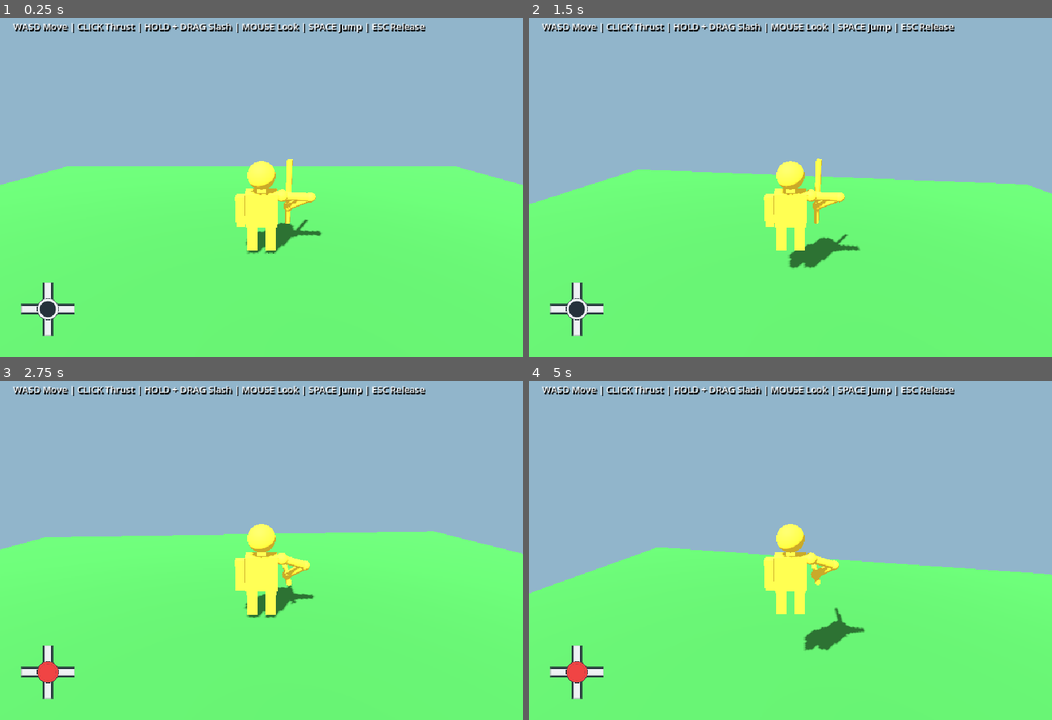
Above: before the commit, frames 1-4 (two rows, left to right).
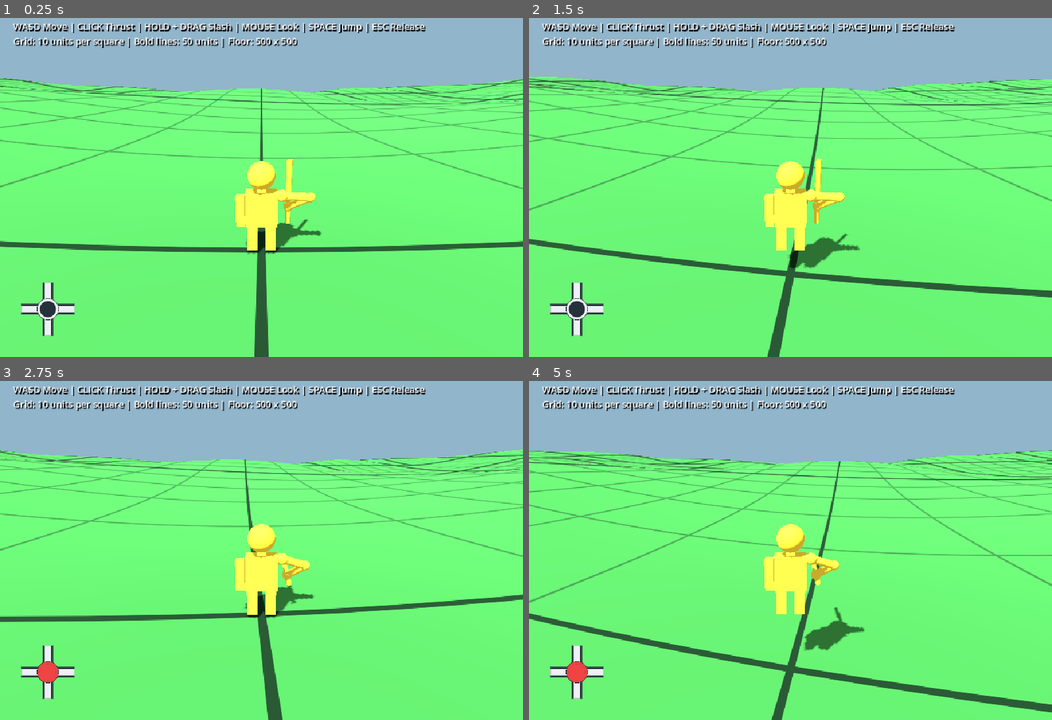
Above: after the commit, the same moments.

Repository: AbelDude/tarnation
Game: Godot game, scene res://main.tscn
Two runs of this game, one before a commit and one after it. Both use one fixed random seed, a clock stepped at 60 frames per second and the inputs below.
Inputs (mouse positions are in pixels of both pictures, inside the frame that each line leads up to):
- Up to frame 1 (0.25 s): no input
- Up to frame 2 (1.5 s): tap Enter at 0.5 s; move the mouse to (816, 180) at 0.52 s; hold Up from 0.53 s (still down); click (816, 180) at 0.67 s; tap Space at 0.77 s; move the mouse to (764, 184) at 1.27 s; click (764, 184) at 1.42 s
- Up to frame 3 (2.75 s): keep holding Up; tap Space at 1.52 s; move the mouse to (271, 540) at 2.02 s; click (271, 540) at 2.17 s
- Up to frame 4 (5 s): keep holding Up; move the mouse to (785, 550) at 2.77 s; click (785, 550) at 2.92 s; tap Space at 3.02, 3.77, 4.52 s; move the mouse to (827, 550) at 3.52 s; click (827, 550) at 3.67 s; move the mouse to (748, 540) at 4.27 s; click (748, 540) at 4.42 s

The runs differ from the first frame. In frame 1, 27% of the frame differs, in the area x 0-100%, y 5-100%; in frame 2, 31%; in frame 3, 26%; in frame 4, 35%.

Commit message:
Added rolling hills and gridlines on ground

Diff:
--- /dev/null
+++ b/floor_grid.gdshader
@@ -0,0 +1,26 @@
+shader_type spatial;
+render_mode diffuse_burley;
+
+varying vec2 floor_position;
+
+void vertex() {
+	floor_position = (MODEL_MATRIX * vec4(VERTEX, 1.0)).xz;
+}
+
+float grid_line(vec2 position, float spacing, float width) {
+	vec2 distance_to_line = abs(mod(position + spacing * 0.5, spacing) - spacing * 0.5);
+	vec2 pixel_width = max(fwidth(position), vec2(0.001));
+	vec2 coverage = vec2(1.0) - smoothstep(vec2(width), vec2(width) + pixel_width, distance_to_line);
+	// Fade lines smaller than a pixel to avoid shimmering near the horizon.
+	coverage *= clamp(vec2(spacing * 0.2) / pixel_width, vec2(0.0), vec2(1.0));
+	return max(coverage.x, coverage.y);
+}
+
+void fragment() {
+	float minor = grid_line(floor_position, 10.0, 0.035);
+	float major = grid_line(floor_position, 50.0, 0.09);
+	vec3 grass = vec3(0.224, 0.545, 0.251);
+	ALBEDO = mix(grass, vec3(0.13, 0.32, 0.16), minor * 0.8);
+	ALBEDO = mix(ALBEDO, vec3(0.07, 0.19, 0.10), major);
+	ROUGHNESS = 0.95;
+}
--- a/main.gd
+++ b/main.gd
@@ -4,11 +4,14 @@
 
 
 func _ready() -> void:
-	add_box("Floor", Vector3(0, -0.25, 0), Vector3(24, 0.5, 18), Color("398b40"))
-	add_box("NorthWall", Vector3(0, 2, -9), Vector3(24.5, 4, 0.5), Color("254d30"), false)
-	add_box("SouthWall", Vector3(0, 2, 9), Vector3(24.5, 4, 0.5), Color("254d30"), false)
-	add_box("WestWall", Vector3(-12, 2, 0), Vector3(0.5, 4, 18), Color("254d30"), false)
-	add_box("EastWall", Vector3(12, 2, 0), Vector3(0.5, 4, 18), Color("254d30"), false)
+	var terrain := StaticBody3D.new()
+	terrain.name = "Floor"
+	terrain.set_script(preload("res://terrain.gd"))
+	add_child(terrain)
+	add_box("NorthWall", Vector3(0, 40, -250), Vector3(500.5, 100, 0.5), Color("254d30"), false)
+	add_box("SouthWall", Vector3(0, 40, 250), Vector3(500.5, 100, 0.5), Color("254d30"), false)
+	add_box("WestWall", Vector3(-250, 40, 0), Vector3(0.5, 100, 500), Color("254d30"), false)
+	add_box("EastWall", Vector3(250, 40, 0), Vector3(0.5, 100, 500), Color("254d30"), false)
 
 
 	var light := DirectionalLight3D.new()
@@ -34,7 +37,7 @@
 	var overlay := CanvasLayer.new()
 	add_child(overlay)
 	var instructions := Label.new()
-	instructions.text = "WASD Move | CLICK Thrust | HOLD + DRAG Slash | MOUSE Look | SPACE Jump | ESC Release"
+	instructions.text = "WASD Move | CLICK Thrust | HOLD + DRAG Slash | MOUSE Look | SPACE Jump | ESC Release\nGrid: 10 units per square | Bold lines: 50 units | Floor: 500 x 500"
 	instructions.position = Vector2(24, 20)
 	instructions.add_theme_font_size_override("font_size", 17)
 	instructions.add_theme_color_override("font_shadow_color", Color.BLACK)
@@ -69,5 +72,9 @@
 	material.albedo_color = color
 	material.roughness = 0.9
 	visual.material_override = material
+	if box_name == "Floor":
+		var grid_material := ShaderMaterial.new()
+		grid_material.shader = preload("res://floor_grid.gdshader")
+		visual.material_override = grid_material
 	body.add_child(visual)
 	add_child(body)
--- a/player.gd
+++ b/player.gd
@@ -29,6 +29,8 @@
 
 
 func _ready() -> void:
+	floor_snap_length = 0.6
+	floor_constant_speed = true
 	var collision := CollisionShape3D.new()
 	var shape := BoxShape3D.new()
 	shape.size = Vector3(0.85, 2.2, 0.65)
--- /dev/null
+++ b/terrain.gd
@@ -0,0 +1,51 @@
+extends StaticBody3D
+
+const SIZE := 500.0
+const STEP := 2.0
+const POINTS := 251
+
+
+static func height_at(x: float, z: float) -> float:
+	var radius := Vector2(x, z).length()
+	var valley := 18.0 * pow(radius / 250.0, 1.6)
+	var humps := 3.0 * (1.0 - cos(x / 24.0) * cos(z / 31.0))
+	humps += 1.5 * (1.0 - cos((x + z) / 39.0))
+	return valley + humps
+
+
+func _ready() -> void:
+	var vertices := PackedVector3Array()
+	var normals := PackedVector3Array()
+	var indices := PackedInt32Array()
+	for row in range(POINTS):
+		var z := -SIZE / 2.0 + row * STEP
+		for column in range(POINTS):
+			var x := -SIZE / 2.0 + column * STEP
+			vertices.append(Vector3(x, height_at(x, z), z))
+			var dx := (height_at(x + 0.1, z) - height_at(x - 0.1, z)) / 0.2
+			var dz := (height_at(x, z + 0.1) - height_at(x, z - 0.1)) / 0.2
+			normals.append(Vector3(-dx, 1.0, -dz).normalized())
+	for row in range(POINTS - 1):
+		for column in range(POINTS - 1):
+			var a := row * POINTS + column
+			var b := a + 1
+			var c := a + POINTS
+			var d := c + 1
+			indices.append_array(PackedInt32Array([a, b, c, b, d, c]))
+	var arrays := []
+	arrays.resize(Mesh.ARRAY_MAX)
+	arrays[Mesh.ARRAY_VERTEX] = vertices
+	arrays[Mesh.ARRAY_NORMAL] = normals
+	arrays[Mesh.ARRAY_INDEX] = indices
+	var mesh := ArrayMesh.new()
+	mesh.add_surface_from_arrays(Mesh.PRIMITIVE_TRIANGLES, arrays)
+	var surface := MeshInstance3D.new()
+	surface.name = "TerrainSurface"
+	surface.mesh = mesh
+	var material := ShaderMaterial.new()
+	material.shader = preload("res://floor_grid.gdshader")
+	surface.material_override = material
+	add_child(surface)
+	var collision := CollisionShape3D.new()
+	collision.shape = mesh.create_trimesh_shape()
+	add_child(collision)
Not shown, added: floor_grid.gdshader.uid
Not shown, added: terrain.gd.uid
Not shown, changed: README.md
